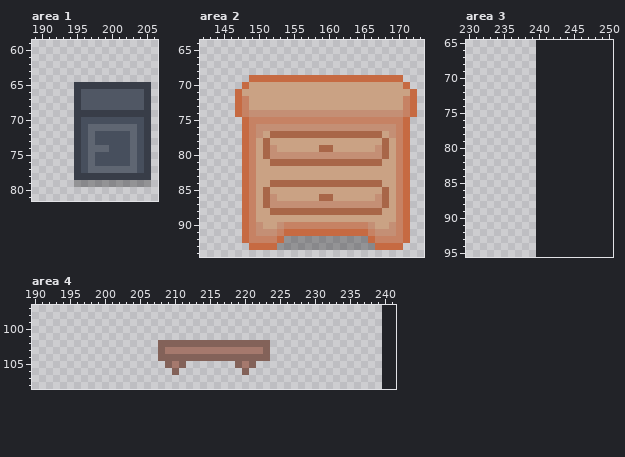
File history of a pixel-art file, src/_assets/tilesets.aseprite. Above, as it was before the edit.
240x240 pixels, 1 frame. Colours within 5 levels of each other are drawn and written as one. Shown: area 1: x 189..206, y 59..81; area 2: x 142..173, y 64..94; area 3: x 230..250, y 65..95; area 4: x 190..241, y 97..108. The old version is drawn lined up with the new one, on the new canvas. The commit also changed other parts of the picture, which this record leaves out.
Once edited:
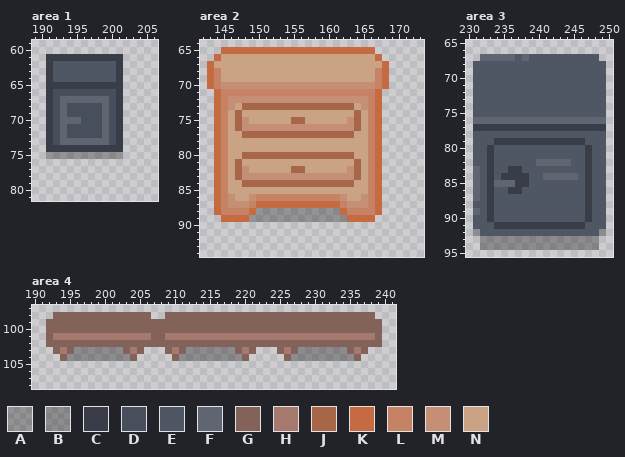
Palette (. is transparent): A #00000048  B #00000051  C #383d48  D #474f5d  E #505764  F #5f6672  G #836259  H #a5796d  J #a86648  K #c66a42  L #c68264  M #c48f75  N #caa284
Edits made:
canvas 240x240 -> 296x296
Changed rows in their new state; - is an unchanged pixel.
Area 1:
first column x 191:
61 CCCCCCCCCCC----
62 CEEEEEEEEEC----
63 CEEEEEEEEEC----
64 CEEEEEEEEEC----
65 CCCC-------....
66 CDDDDDDDDDC....
67 CDFFFFFFFDC....
68 CDFDDDDDFDC....
69 CDFDDDDDFD-....
70 CDFFF---F-C....
71 CDFDD-DD-DC....
72 CDFDD-D-F-C....
73 CDFFFF-FF-C....
74 CCCC-CCCCCC....
75 AAAAAAAAAAA....
76 ----...........
77 ----...........
78 ----...........
79 ----...........
Area 2:
first column x 143:
65 --KKKKKKKKKKKKKKKKKKKKKK------
66 -KNNNNNNNNNNNNNNNNNNNNNNK-----
67 KNNNNNNNNNNNNNNNNNNNNNNNNK----
68 KLNNNNNNNNNNNNNNNNNNNNNNLK----
69 KLNNNNNNNNNNNNNNNNNNNNNNL-..--
70 KLMMMMMMMMMMMMMMMMMMMMMMLK...-
71 -KLLLLLLLLLLLLLLLLLLLLLLK.....
72 -KLMMMMMMMMMMMMMMMMMMMMLK.....
73 -KLMNJJJJJJJJJJJJJJJJ-MLK.....
74 -KLNJNNNNNNNNNNNNNNNNJNLK.....
75 -KLNJMNNNNNNJJNNNNNNMJN-K....-
76 -KLNJMM--------------JNLK....-
77 -KLNNJJJJ------------NNLK....-
78 -KLNNNN-N--------------LK....-
79 -KLNNNN-NN------NN-----LK....-
80 -KLNNJJJ-JJJJJJJJJJJJNNLK....-
81 -KLNJNN--NNNNNNNNNNNN-NLK....-
82 -KLNJMN-----JJ------MJ-LK....-
83 -KLNJMMMMMMMMMMMMMMMMJ-LK....-
84 -KLNNJJJJ------------NNLK....-
85 -KLNNNN-N--------------LK....-
86 -KLMNNMLLLLLLLLLLLLM--MLK....-
87 -KLMMM-KKKKKKKKKKKKL---LK....-
88 -KLLLLKAAAAAAAAAAAAKLLLLK....-
89 --KKK-AAAAAAAAAAAAAAKKKK.....-
90 -----........................-
91 -----........................-
92 -----........................-
93 ------......................--
Area 3:
first column x 231:
67 -FFFFFEFEEEEEEEEEE-
68 EEEEEEEEEEEEEEEEEEE
69 EEEEEEEEEEEEEEEEEEE
70 EEEEEEEEEEEEEEEEEEE
71 EEEEEEEEEEEEEEEEEEE
72 EEEEEEEEEEEEEEEEEEE
73 EEEEEEEEEEEEEEEEEEE
74 EEEEEEEEEEEEEEEEEEE
75 EEEEEEEEEEEEEEEEEEE
76 FFFFFFFFFFFFFFFFFFF
77 CCCCCCCCCCCCCCCCCCC
78 EEEEEEEEEEEEEEEEEEE
79 EEECCCCCCCCCCCCCEEE
80 EECEEEEEEEEEEEEECEE
81 EECEEEEEEEEEEEEECEE
82 EECEEEEEEFFFFFEECEE
83 FECEECCEEEEEEEEECEE
84 FECECCCCEEFFFFFECEE
85 FECFFFCCEEEEEEEECEE
86 FECEECCEEEEEEEEECEE
87 FECEEEEEEEEEEEEECEE
88 EECEEEEEEEEEEEEECEE
89 FECEEEEEEEEEEEEECEE
90 EECEEEEEEEEEEEEECEE
91 EEECCCCCCCCCCCCCEEE
92 BEEEEEEEEEEEEEEEEEB
93 -BBBBBBBBBBBBBBBBB-
94 -BBBBBBBBBBBBBBBBB-
Area 4:
first column x 192:
 98 -GGGGGGGGGGGGGG--GGGGGGGGGGGGGGGGGGGGGGGGGGGGGG-
 99 GGGGGGGGGGGGGGGGGGGGGGGGGGGGGGGGGGGGGGGGGGGGGGGG
100 GGGGGGGGGGGGGGGGGGGGGGGGGGGGGGGGGGGGGGGGGGGGGGGG
101 GHHHHHHHHHHHHHHGGHHHHHHHHHHHHHHHHHHHHHHHHHHHHHHG
102 GGGGGGGGGGGGGGGG----------------GGGGGGGGGGGGGGGG
103 -GHGBBBBBBBGHG--.G-GBBBBBBBG-G..-GHGBBBBBBBGHG--
104 --GBBBBBBBBBG---..-BBBBBBBBB-...--GBBBBBBBBBG---
105 -----------------...-------...------------------
106 ------------------.---------.-------------------
